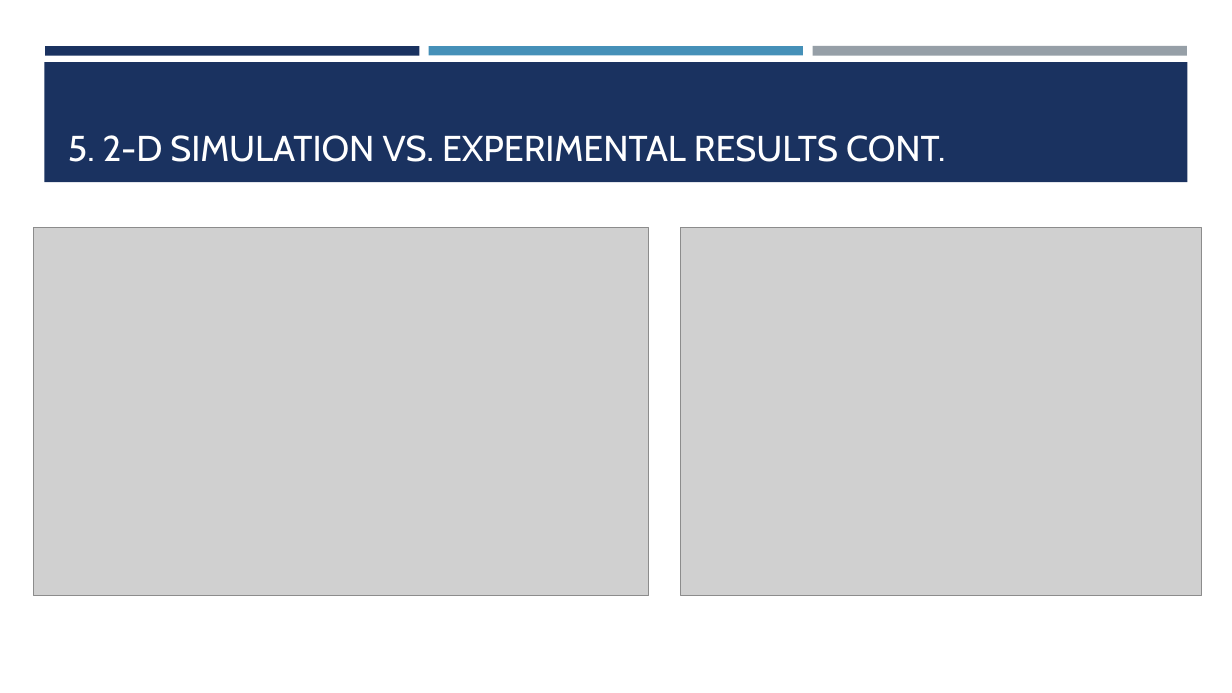
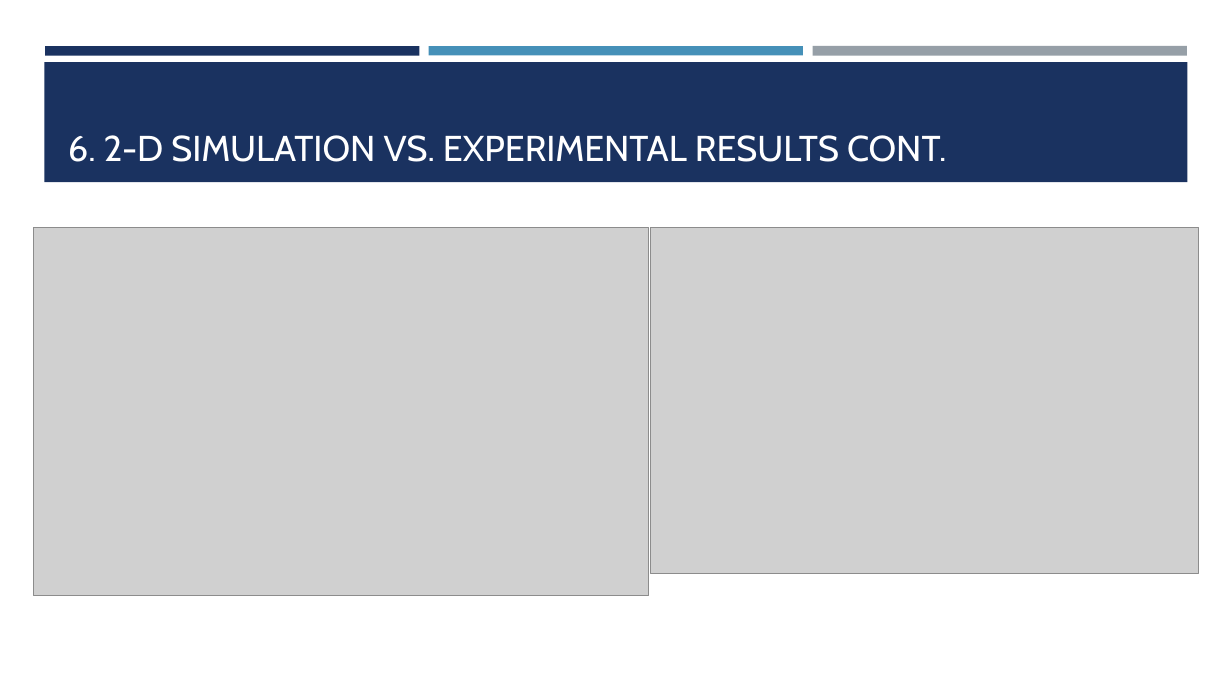
Before and after one commit to cbonfil/ThesisReport, a slide deck: slide 22 of Memristor Thesis/Memristor Presentation.pptx. Drawn at 1232x693 pixels with LibreOffice and Linux fonts; fonts in the diff are those of the drawing; grey boxes stand for pictures. Boxes give left, top, right and bottom in pixels: in the first picture for what was removed or moved away, otherwise in the second. Text is boxed around its words. In the diff, an @@ line names an element or a change of style, - is before the commit and + after.

```diff
--- a/Memristor Thesis/Memristor Presentation.pptx
+++ b/Memristor Thesis/Memristor Presentation.pptx
@@ title at bbox=[68, 135, 946, 162]: text changed @@
-5. 2-D SIMULATION VS. EXPERIMENTAL RESULTS CONT.
+6. 2-D SIMULATION VS. EXPERIMENTAL RESULTS CONT.
@@ picture: place and size @@
-picture at bbox=[681, 227, 1202, 596]
+picture at bbox=[651, 227, 1199, 573]
```
Also in this commit, not shown: 19 other slides changed, 3 slides added, 2 slides removed.
